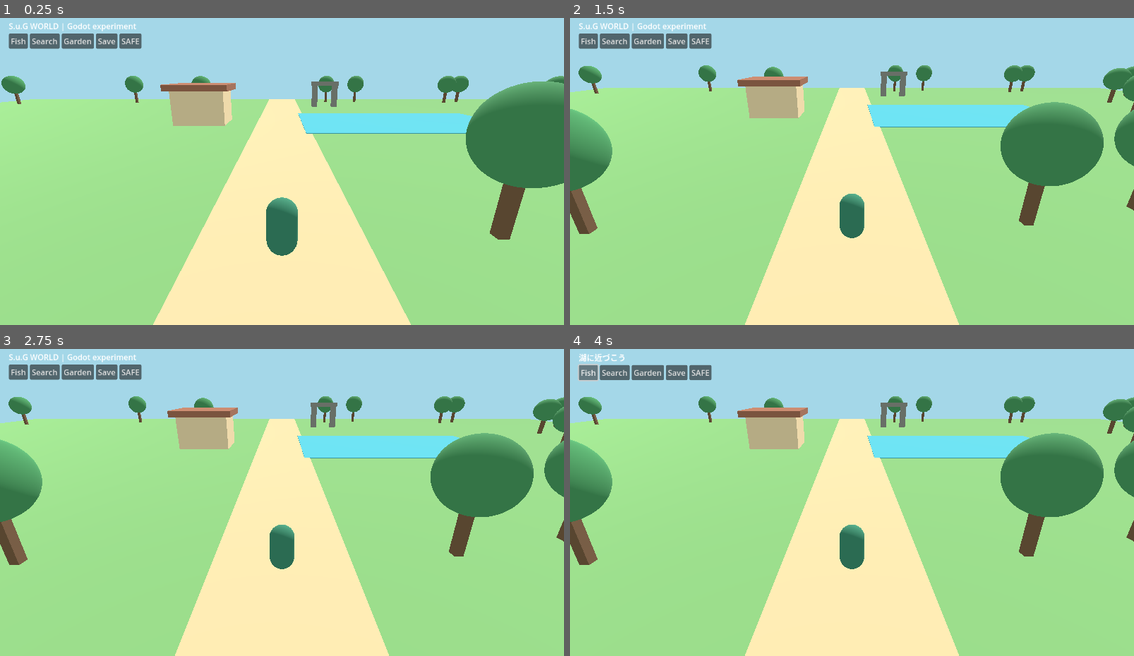
Above: before the commit, frames 1-4 (two rows, left to right).
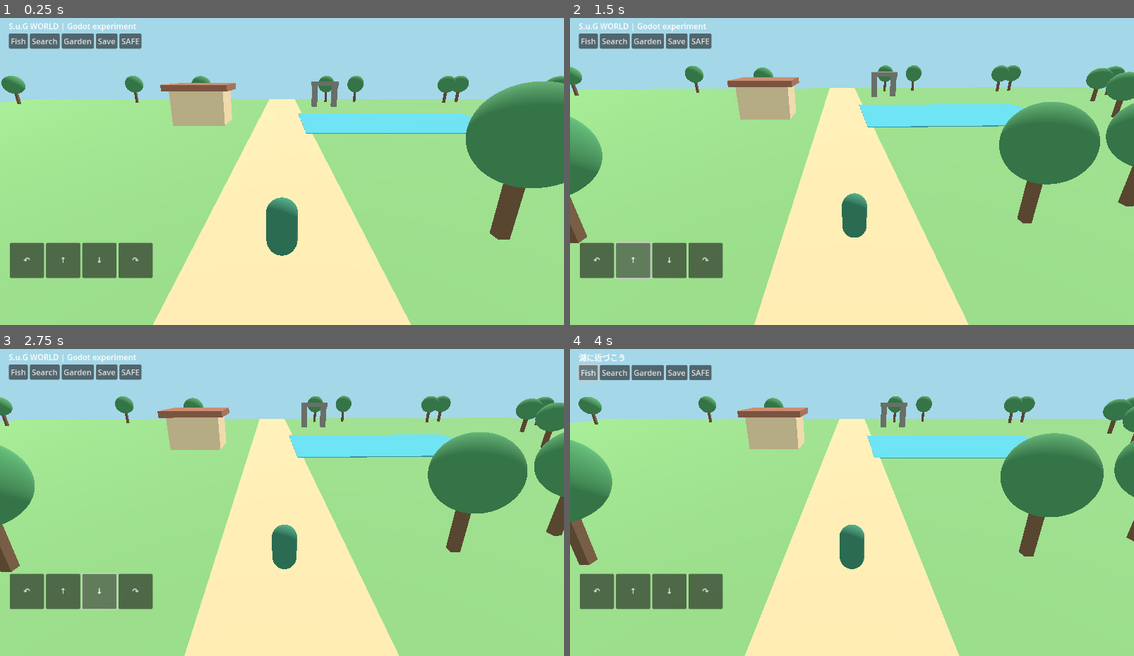
Above: after the commit, the same moments.

Repository: koji06ochi-ship-it/SUG-WORLD-3D
Game: Godot game, scene res://main.tscn
Two runs of this game, one before a commit and one after it. Both use one fixed random seed, a clock stepped at 60 frames per second and the inputs below.
Inputs (mouse positions are in pixels of both pictures, inside the frame that each line leads up to):
- Up to frame 1 (0.25 s): no input
- Up to frame 2 (1.5 s): click (598, 260) at 0.5 s, where only the run after the commit has a clickable "↶"; click (632, 260) at 1.25 s, where only the run after the commit has a clickable "↑"
- Up to frame 3 (2.75 s): click (101, 591) at 2 s, where only the run after the commit has a clickable "↓"
- Up to frame 4 (4 s): click (705, 591) at 2.75 s, where only the run after the commit has a clickable "↷"; click "Fish" at 3.5 s

The runs differ from the first frame. In frame 1, 2.9% of the frame differs, in the area x 1-28%, y 73-85%; in frame 2, 9.4%; in frame 3, 9.8%, in the area x 0-100%, y 15-100%; in frame 4, 2.9%.

Commit message:
Add iPhone touch movement controls to Xogot Godot scene

Diff:
--- a/valley.gd
+++ b/valley.gd
@@ -11,6 +11,8 @@
 var overlay_open := false
 var fish_attempts := 0
 var status: Label
+var touch_forward := 0.0
+var touch_turn := 0.0
 
 func _ready() -> void:
     _create_environment()
@@ -122,6 +124,16 @@
         button.text = action
         button.pressed.connect(_action.bind(action))
         buttons.add_child(button)
+    var controls := HBoxContainer.new()
+    controls.position = Vector2(20, 480)
+    layer.add_child(controls)
+    for spec in [["↶", -1.0, 0.0], ["↑", 0.0, 1.0], ["↓", 0.0, -1.0], ["↷", 1.0, 0.0]]:
+        var key := Button.new()
+        key.text = str(spec[0])
+        key.custom_minimum_size = Vector2(70, 72)
+        key.button_down.connect(_touch_input.bind(float(spec[1]), float(spec[2])))
+        key.button_up.connect(_touch_input.bind(0.0, 0.0))
+        controls.add_child(key)
     overlay = PanelContainer.new()
     overlay.position = Vector2(20, 110)
     overlay.custom_minimum_size = Vector2(330, 130)
@@ -175,9 +187,15 @@
         else:
             status.text = "種を持って家に近づこう"
 
+func _touch_input(turn_value: float, forward_value: float) -> void:
+    touch_turn = turn_value
+    touch_forward = forward_value
+
 func _physics_process(delta: float) -> void:
     var forward := (1.0 if (Input.is_key_pressed(KEY_W) or Input.is_key_pressed(KEY_UP)) else 0.0) - (1.0 if (Input.is_key_pressed(KEY_S) or Input.is_key_pressed(KEY_DOWN)) else 0.0)
     var turn := (1.0 if (Input.is_key_pressed(KEY_D) or Input.is_key_pressed(KEY_RIGHT)) else 0.0) - (1.0 if (Input.is_key_pressed(KEY_A) or Input.is_key_pressed(KEY_LEFT)) else 0.0)
+    forward = clampf(forward + touch_forward, -1.0, 1.0)
+    turn = clampf(turn + touch_turn, -1.0, 1.0)
     if overlay_open:
         forward = 0.0
         turn = 0.0
